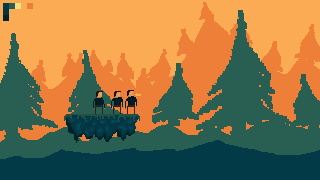
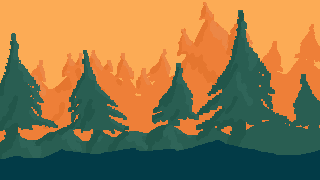
Comparing the layer stacks of the two 320 x 180 images. Changes:
hid "Цвета 2" over [left=3, top=3, right=33, bottom=21]
hid group "ПерсСтоит" (3 layers) over [left=93, top=90, right=137, bottom=114]
hid "Платформа" over [left=64, top=114, right=140, bottom=143]
removed layer "Слой 2" from group "Фон" over [left=0, top=118, right=246, bottom=159]
painted on "Layer 1" over [left=0, top=10, right=258, bottom=159]
removed layer "Слой 1" from group "Фон" over [left=0, top=18, right=258, bottom=159]
painted on "Layer 2" over [left=0, top=2, right=258, bottom=159]
